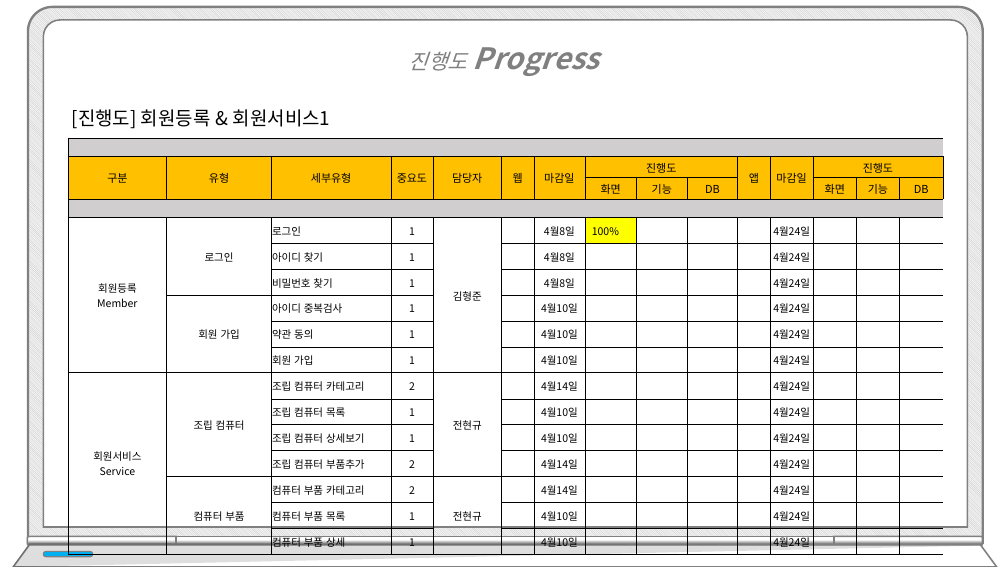
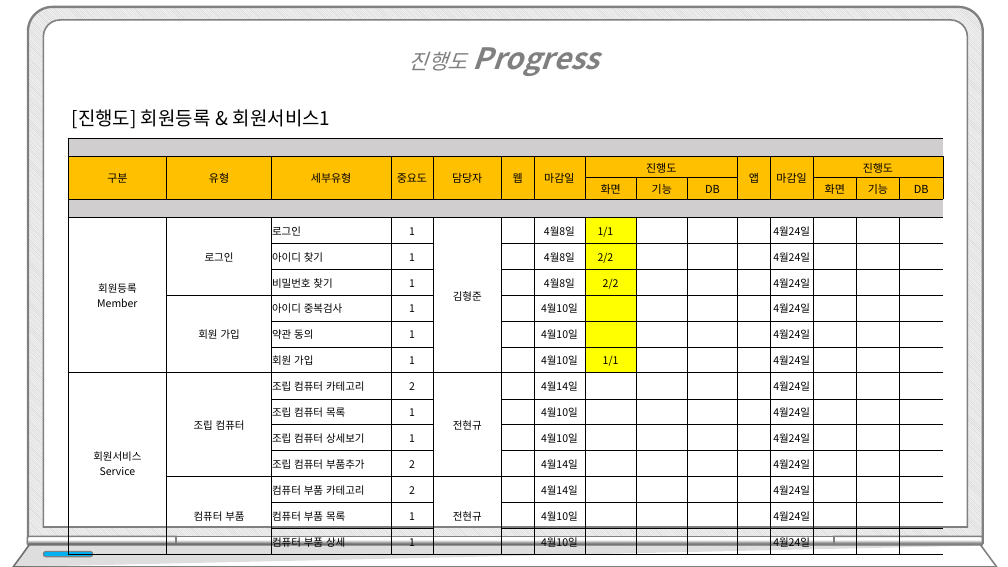
Before and after one commit to hhsw07/ezen-academy-projects, a slide deck: slide 7 of WebContent/발표/3차/프로젝트5_3차.pptx. Drawn at 1008x567 pixels with LibreOffice and Linux fonts; fonts in the diff are those of the drawing. Boxes give left, top, right and bottom in pixels: in the first picture for what was removed or moved away, otherwise in the second. Text is boxed around its words. In the diff, an @@ line names an element or a change of style, - is before the commit and + after.

```diff
--- a/WebContent/발표/3차/프로젝트5_3차.pptx
+++ b/WebContent/발표/3차/프로젝트5_3차.pptx
@@ table at [68,138,944,553] @@
-row 5, column 8: 100%
+row 5, column 8: 1/1
-row 6, column 8: 
+row 6, column 8: 2/2
-row 7, column 8: 
+row 7, column 8: 2/2
-row 10, column 8: 
+row 10, column 8: 1/1
@@ fill none to #FFFF00 in row 10, column 8 @@
```
Also in this commit, not shown: 3 other slides changed.
